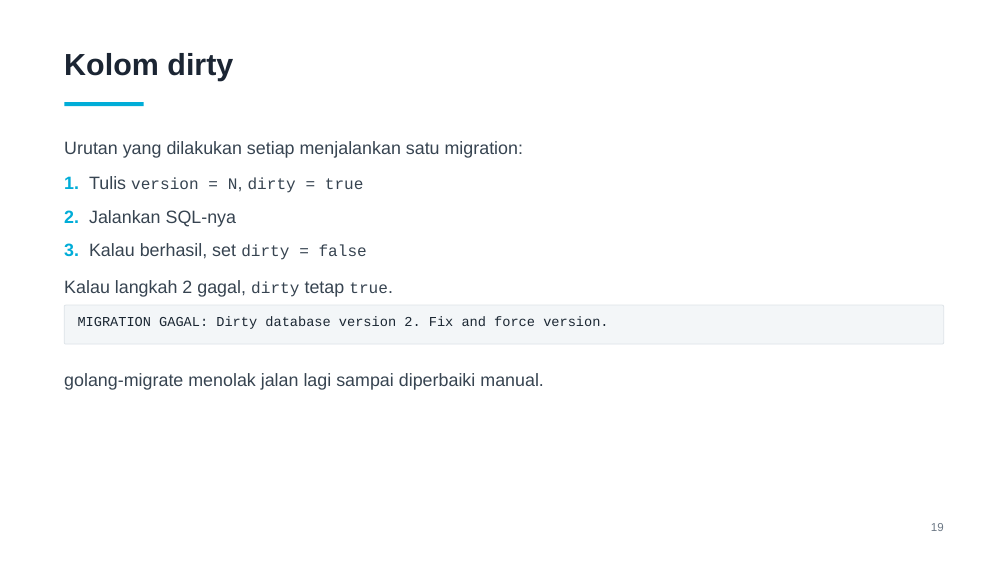
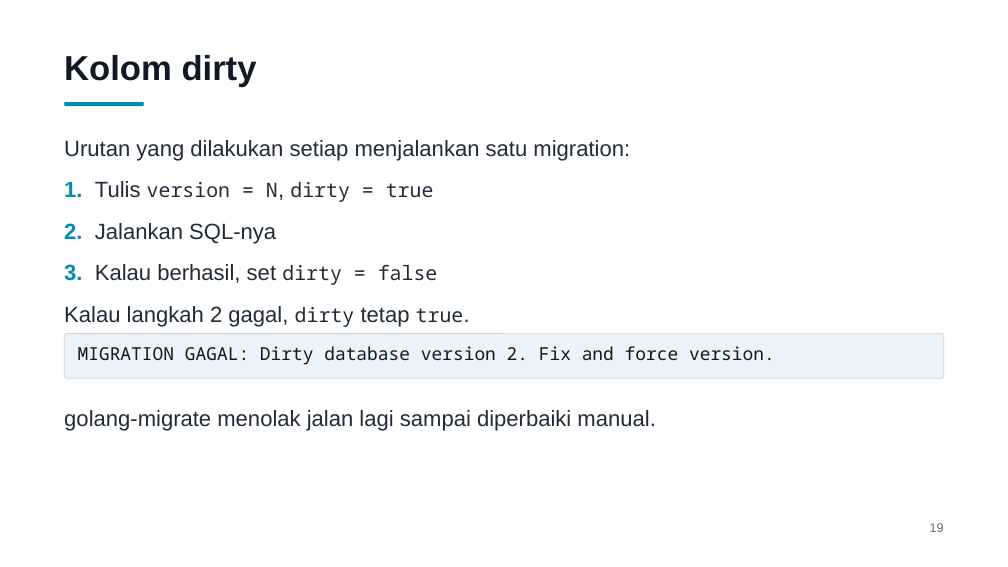
Before and after one commit to shariski/go-migration, a slide deck: slide 19 of slides/presentasi.pptx. Drawn at 1008x567 pixels with LibreOffice and Linux fonts; fonts in the diff are those of the drawing. Boxes give left, top, right and bottom in pixels: in the first picture for what was removed or moved away, otherwise in the second. Text is boxed around its words. In the diff, an @@ line names an element or a change of style, - is before the commit and + after.

Commit message:
Perbesar teks slide dan ganti font code ke JetBrains Mono
Deck dipakai lewat share screen Google Meet, jadi ukuran font dinaikkan
(body 17->21, code 13->17, judul 29->33) dan kontras warnanya dipertegas.
Courier New diganti JetBrains Mono karena strokenya lebih tebal dan
x-height-nya lebih besar, jadi lebih tahan kompresi video.

Slide 'Batasan down migration' dipadatkan; kalimat soal informasi yang
masih tersimpan sebelumnya diulang di slide berikutnya.

```diff
--- a/slides/presentasi.pptx
+++ b/slides/presentasi.pptx
@@ text "Kolom dirty" at (x1=64, y1=55, x2=257, y2=87): size 29 to 33 pt, text colour #1B2533 to #111A24 @@
@@ rectangle at (x1=64, y1=102, x2=144, y2=107): fill #00ADD8 to #008CB0 @@
@@ text "Urutan yang dilakukan setiap menjalankan ..." at (x1=64, y1=140, x2=630, y2=161): size 17 to 21 pt, text colour #374451 to #212C38 @@
@@ text "1. Tulis version = N, ..." at (x1=64, y1=181, x2=438, y2=285): size 17 to 21 pt in "1. Tulis N,", "2. Jalankan SQL-nya", "3. Kalau berhasil, set"; size 15.3 to 18.9 pt, font Courier New to Noto Sans Mono in "version = N, dirty = true", "dirty = false"; text colour #00ADD8 to #008CB0 in "1.", "2.", "3."; text colour #374451 to #212C38; more space between paragraphs @@
@@ text "Kalau langkah 2 gagal, dirty ..." moved from (x1=64, y1=280, x2=388, y2=297) to (x1=64, y1=306, x2=464, y2=327) @@
@@ text "Kalau langkah 2 gagal, dirty ..." at (x1=64, y1=306, x2=464, y2=327): size 17 to 21 pt in "Kalau langkah 2 gagal, tetap true."; size 15.3 to 18.9 pt, font Courier New to Noto Sans Mono in "dirty true."; text colour #374451 to #212C38 @@
@@ rounded rectangle "MIGRATION GAGAL: Dirty database version ..." resized from (x1=64, y1=306, x2=944, y2=345) to (x1=64, y1=333, x2=944, y2=378) @@
@@ rounded rectangle "MIGRATION GAGAL: Dirty database version ..." at (x1=64, y1=333, x2=944, y2=378): size 13 to 17 pt, font Courier New to Noto Sans Mono, text colour #1B2733 to #0E1A26; fill #F3F6F8 to #ECF2F6; outline #DDE3E8 0.75 pt to #C9D4DC 0.75 pt @@
@@ text "golang-migrate menolak jalan lagi sampai ..." at (x1=64, y1=410, x2=655, y2=431): size 17 to 21 pt, text colour #374451 to #212C38 @@
@@ text "golang-migrate menolak jalan lagi sampai ..." moved from (x1=64, y1=373, x2=544, y2=390) to (x1=64, y1=410, x2=655, y2=431) @@
@@ text "19" at (x1=930, y1=523, x2=944, y2=532): size 11 to 12 pt, text colour #6B7784 to #626E7B @@
```
Also in this commit, not shown: 32 other slides changed, 2 other files.
